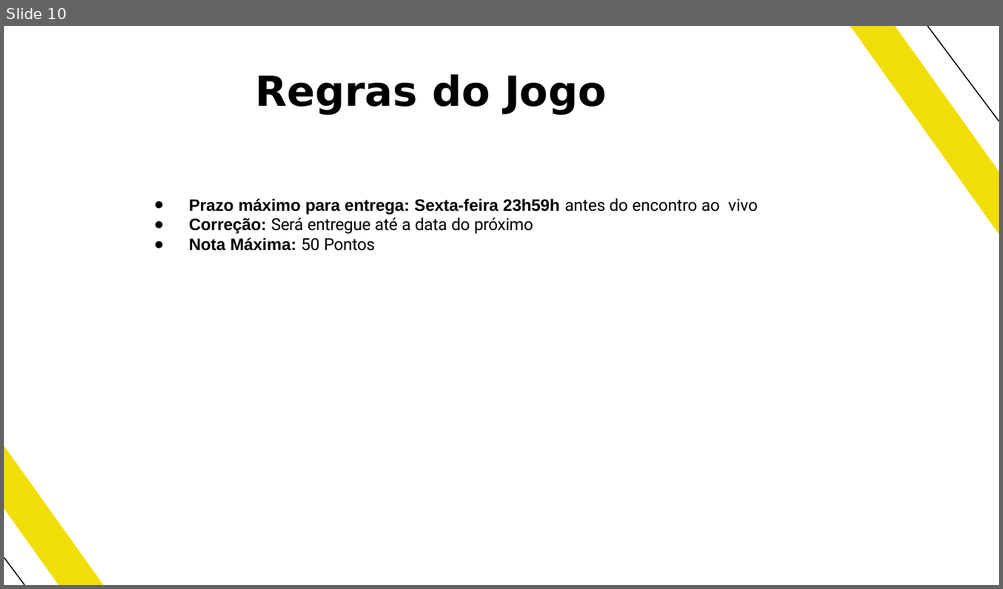
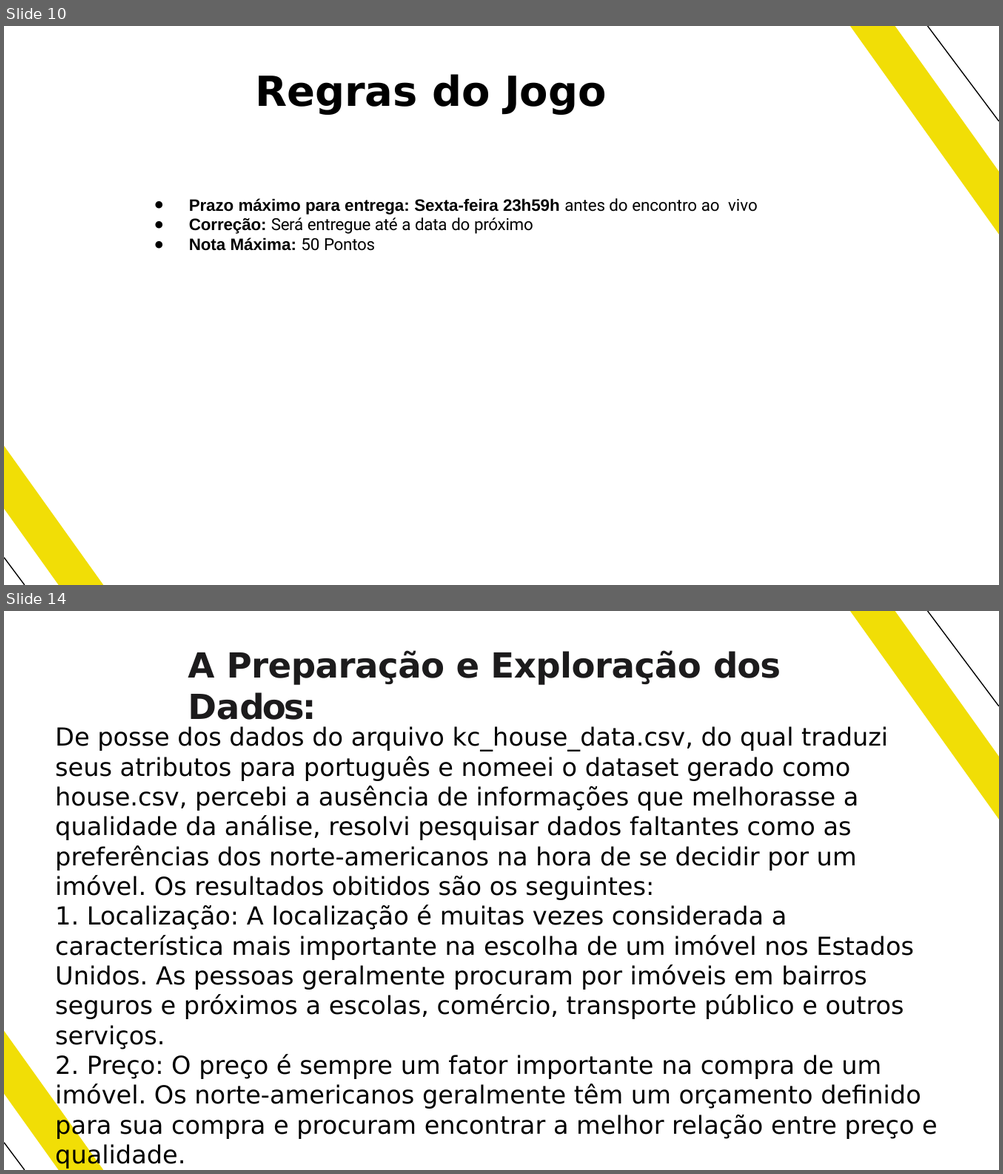
Before and after one commit to valdirdpg/curso-dnc, a slide deck: MODULO-3/MINI-PROJETO/Mini Projeto - Roof Imoveis.pptx. Shown one above the other, each under a label of ours: slide 10 before the commit, slides 10 and 14 after it; the slides between them are not shown. The pictures are 1003x589 and 1003x1174 pixels, drawn with LibreOffice and Linux fonts; fonts in the diff are those of the drawing. Boxes give left, top, right and bottom in pixels: in the first picture for what was removed or moved away, otherwise in the second. Text is boxed around its words. In the diff, an @@ line names an element or a change of style, - is before the commit and + after.

```diff
--- a/MODULO-3/MINI-PROJETO/Mini Projeto - Roof Imoveis.pptx
+++ b/MODULO-3/MINI-PROJETO/Mini Projeto - Roof Imoveis.pptx
@@ slide 14 added at box(4, 611, 999, 1170), background #FFFFFF; not listed: 4 template elements that a slide beside it also shows @@
@@ title added at box(188, 650, 780, 720), 25 pt, text #1C1B1C, bold @@
+A Preparação e Exploração dos Dados:
@@ text added at box(55, 726, 937, 1169), 18 pt, text #000000 @@
+De posse dos dados do arquivo kc_house_data.csv, do qual traduzi seus atributos para português e nomeei o dataset gerado como house.csv, percebi a ausência de informações que melhorasse a qualidade da análise, resolvi pesquisar dados faltantes como as preferências dos norte-americanos na hora de se decidir por um imóvel. Os resultados obitidos são os seguintes:
+1. Localização: A localização é muitas vezes considerada a característica mais importante na escolha de um imóvel nos Estados Unidos. As pessoas geralmente procuram por imóveis em bairros seguros e próximos a escolas, comércio, transporte público e outros serviços.
+2. Preço: O preço é sempre um fator importante na compra de um imóvel. Os norte-americanos geralmente têm um orçamento definido para sua compra e procuram encontrar a melhor relação entre preço e qualidade.
```
Also in this commit, not shown: 13 other slides changed, 25 other slides added, 3 slides removed, 38 other files.
